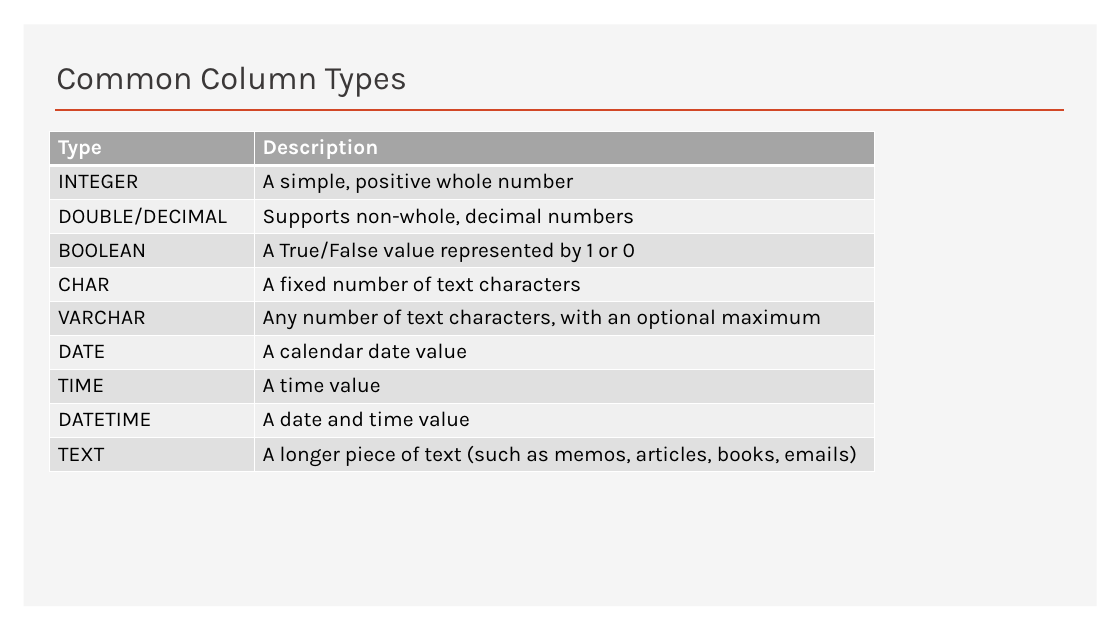
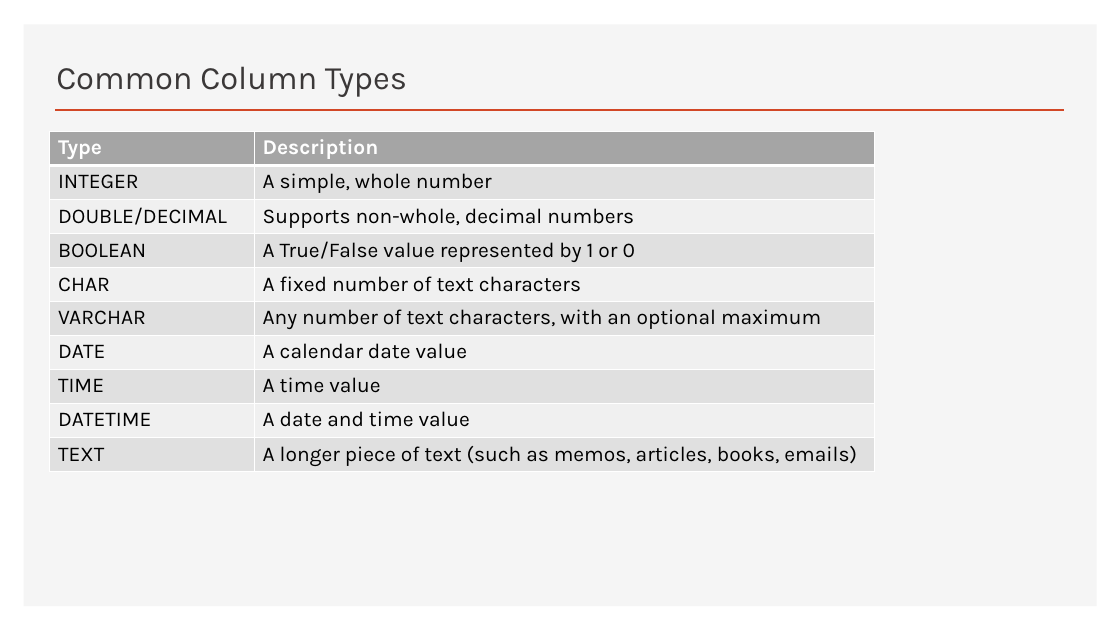
Before and after one commit to thomasnield/oreilly_sql_fundamentals_for_data, a slide deck: slide 71 of notes_and_slides/sql_fundamentals_slides.pptx. Drawn at 1120x630 pixels with LibreOffice and Linux fonts; fonts in the diff are those of the drawing. Boxes give left, top, right and bottom in pixels: in the first picture for what was removed or moved away, otherwise in the second. Text is boxed around its words. In the diff, an @@ line names an element or a change of style, - is before the commit and + after.

```diff
--- a/notes_and_slides/sql_fundamentals_slides.pptx
+++ b/notes_and_slides/sql_fundamentals_slides.pptx
@@ table at (x1=50, y1=131, x2=875, y2=471) @@
-row 2, column 2: A simple, positive whole number
+row 2, column 2: A simple, whole number
```
Also in this commit, not shown: 4 other files.
